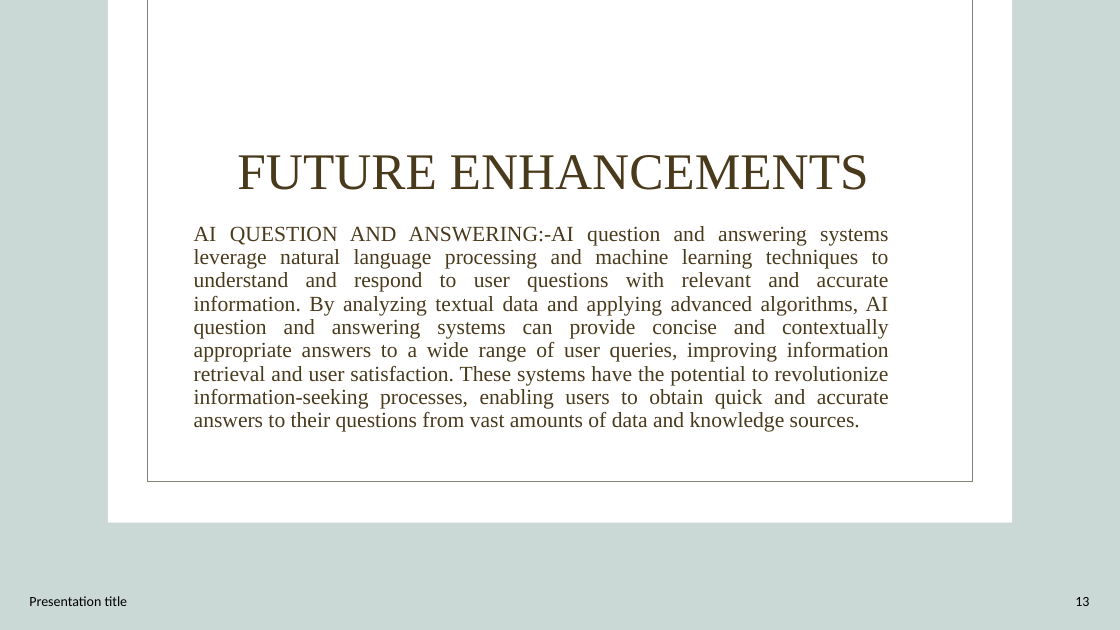
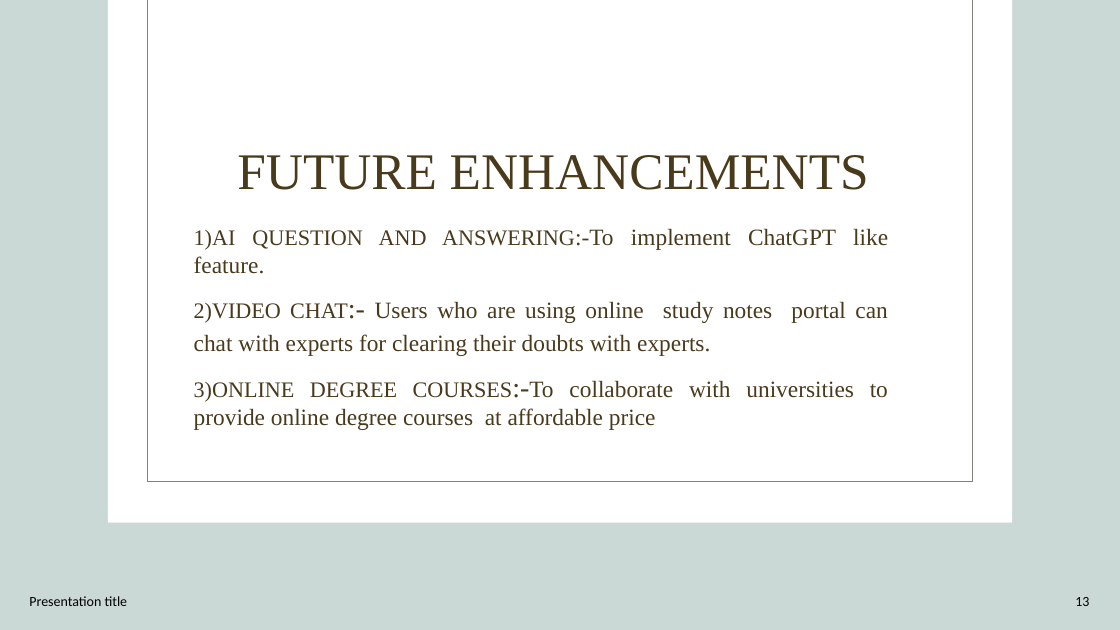
Before and after one commit to hemaprabham/ONLINE-STUDY-NOTES, a slide deck: slide 13 of ONLINE STUDY NOTES PORTAL.pptx. Drawn at 1120x630 pixels with LibreOffice and Linux fonts; fonts in the diff are those of the drawing; background and template pictures are left out. Boxes give left, top, right and bottom in pixels: in the first picture for what was removed or moved away, otherwise in the second. Text is boxed around its words. In the diff, an @@ line names an element or a change of style, - is before the commit and + after.

```diff
--- a/ONLINE STUDY NOTES PORTAL.pptx
+++ b/ONLINE STUDY NOTES PORTAL.pptx
@@ text at (194, 228, 888, 430): text changed; size 18.5 to 20 pt @@
-AI QUESTION AND ANSWERING:-AI question and answering systems leverage natural language processing and machine learning techniques to understand and respond to user questions with relevant and accurate information. By analyzing textual data and applying advanced algorithms, AI question and answering systems can provide concise and contextually appropriate answers to a wide range of user queries, improving information retrieval and user satisfaction. These systems have the potential to revolutionize information-seeking processes, enabling users to obtain quick and accurate answers to their questions from vast amounts of data and knowledge sources.
+1)AI QUESTION AND ANSWERING:-To implement ChatGPT like feature.
+2)VIDEO CHAT:- Users who are using online study notes portal can chat with experts for clearing their doubts with experts.
+3)ONLINE DEGREE COURSES:-To collaborate with universities to provide online degree courses at affordable price
```
Also in this commit, not shown: 1 other slide changed, 55 other files.
